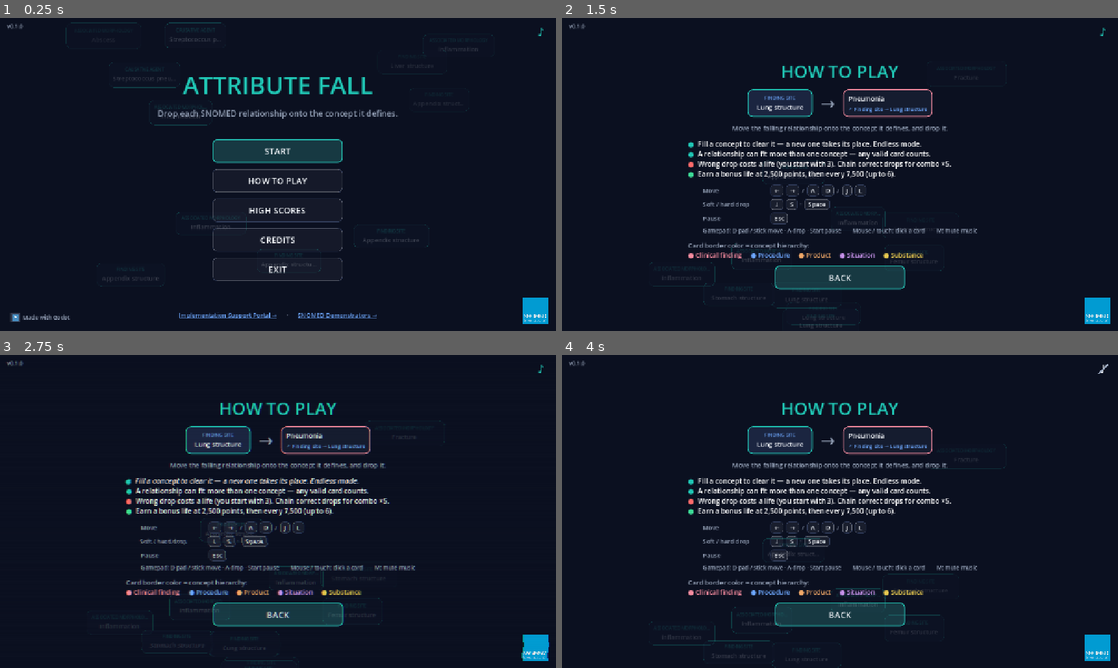
Above: before the commit, frames 1-4 (two rows, left to right).
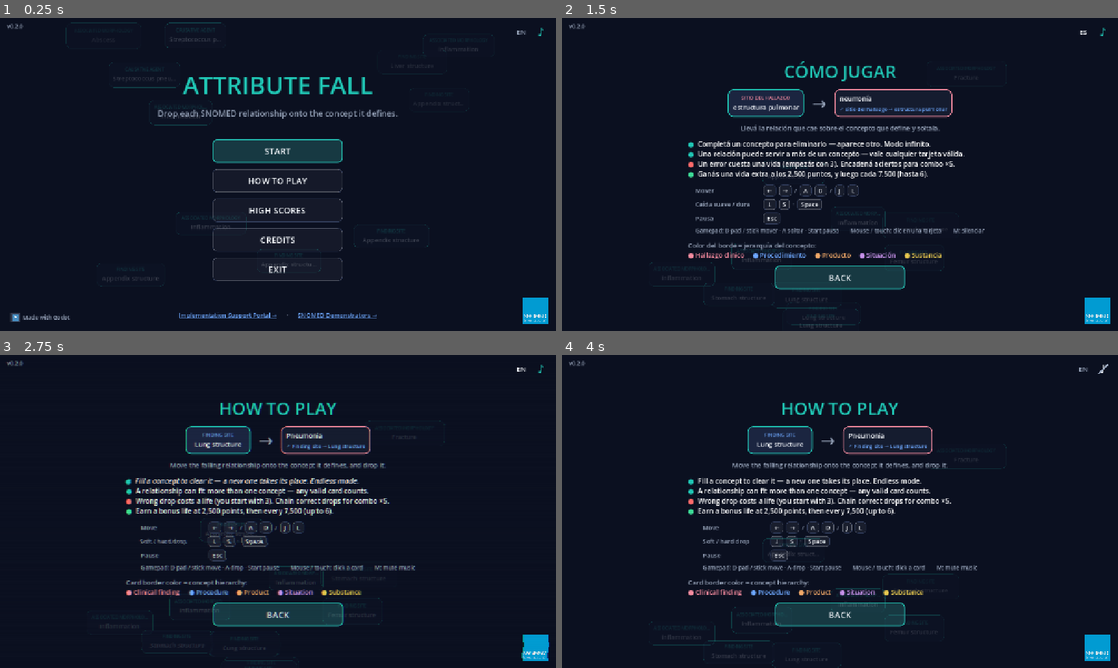
Above: after the commit, the same moments.

Repository: alopezo/attribute-fall
Game: Godot game, scene res://scenes/main.tscn
The game is run twice, just before and just after one commit, with the same random seed, the same clock (stepped at 60 frames per second) and the same inputs. The engine's default icon, where the game draws it, is replaced by a stand-in: a white triangle on a blue panel in a dark square.
Inputs (mouse positions are in pixels of both pictures, inside the frame that each line leads up to):
- Up to frame 1 (0.25 s): no input
- Up to frame 2 (1.5 s): click "HOW TO PLAY" at 0.5 s; click (1084, 30) at 1.25 s, where only the run after the commit has a clickable "EN"
- Up to frame 3 (2.75 s): click (522, 367) at 2 s, where only the run after the commit has a clickable "ES"
- Up to frame 4 (4 s): move the mouse to (701, 649) at 2.77 s; hold Right (af_right) 2.78-3.5 s; hold Down (af_soft) 2.78-3.5 s; click (701, 649) at 2.92 s; click "♪" at 3.5 s

The runs differ from the first frame. In frame 1, less than 0.1% of the frame differs, in the area x 2-95%, y 1-6%; in frame 2, 6.2%, in the area x 2-95%, y 1-77%; in frame 3, less than 0.1%; in frame 4, less than 0.1%.

Commit message:
feat: Spanish (Argentina) edition + full EN/ES language switcher
- Add data/concepts.es.json: the same concept pool, translated to Spanish
  preferred terms from the SNOMED CT Argentina Edition, via tools/build_es.py
  (per-concept RF2 resolution + global unique fallback; English fallback where
  no Spanish PT exists). Coverage: labels 100%, attributes 99.7%, values 96.5%.
- scripts/i18n.gd: central EN->ES table registered with the TranslationServer,
  with the language persisted to user://settings.cfg.
- Full UI localization: menus, How to play, Credits, HUD, in-game messages,
  countdown, game over, high scores and review all translate. Concept data is
  pre-translated from the JSON and excluded from auto-translation.
- EN/ES toggle next to the music note, shown in menus (switching mid-run would
  desync the text-keyed piece bag); the chosen language applies to concepts on
  the next round and to the UI immediately. PrototypeData loads the JSON for the
  active language.
- Remove the dead Victory panel (unreachable since infinite mode; the only end
  is Game Over).
- Bump version to 0.2.0; include concepts.es.json in Web and macOS exports.

Co-Authored-By: Claude Opus 4.8 <noreply@anthropic.com>

Diff:
--- a/project.godot
+++ b/project.godot
@@ -11,7 +11,7 @@
 [application]
 
 config/name="Attribute Fall"
-config/version="0.1.0"
+config/version="0.2.0"
 run/main_scene="res://scenes/main.tscn"
 config/features=PackedStringArray("4.5", "GL Compatibility")
 config/icon="res://assets/snomed_international.svg"
--- a/scripts/bg_fall.gd
+++ b/scripts/bg_fall.gd
@@ -27,6 +27,7 @@
 func _ready() -> void:
 	set_anchors_and_offsets_preset(Control.PRESET_FULL_RECT)
 	mouse_filter = Control.MOUSE_FILTER_IGNORE
+	auto_translate_mode = Control.AUTO_TRANSLATE_MODE_DISABLED   # decorative sample text
 	clip_contents = true
 	for i in COUNT:
 		_blocks.append(_make_block())
--- a/scripts/concept_card.gd
+++ b/scripts/concept_card.gd
@@ -33,6 +33,8 @@
 	if _built:
 		return
 	_built = true
+	# Card text is concept data (already in the chosen language) — never auto-translate.
+	auto_translate_mode = Control.AUTO_TRANSLATE_MODE_DISABLED
 	custom_minimum_size = Vector2(CARD_W, 0)
 	mouse_filter = Control.MOUSE_FILTER_STOP   # receive clicks/taps (children stay IGNORE)
 
--- /dev/null
+++ b/scripts/i18n.gd
@@ -0,0 +1,111 @@
+extends RefCounted
+
+# Central UI translations (English source -> Spanish). Registered with Godot's
+# TranslationServer so plain Label/Button text auto-translates when the locale
+# changes; code also calls tr("...") for bbcode fragments and dynamic templates.
+# Concept DATA (cards/pieces) is NOT translated here — it comes pre-translated
+# from data/concepts.es.json, so those nodes disable auto-translation.
+
+const CFG_PATH := "user://settings.cfg"
+
+static var lang := "en"
+
+const ES := {
+	# HUD
+	"SCORE": "PUNTAJE",
+	"COMBO": "COMBO",
+	"LIVES": "VIDAS",
+	"SPEED": "VELOCIDAD",
+	"GET READY": "PREPARATE",
+	"GO": "¡YA!",
+	# Side panel
+	"SNOMED CT relationship match": "coincidencia de relaciones SNOMED CT",
+	"CONTROLS": "CONTROLES",
+	"Move     ← →\nDrop      Space\nPause    Esc\nMute      M": "Mover     ← →\nSoltar    Space\nPausa     Esc\nSilenciar M",
+	"RESOURCES": "RECURSOS",
+	"Implementation Support Portal →": "Portal de Soporte a la Implementación →",
+	"SNOMED Demonstrators →": "Demostradores SNOMED →",
+	# Main menu
+	"Drop each SNOMED relationship onto the concept it defines.": "Soltá cada relación SNOMED sobre el concepto que define.",
+	"START": "EMPEZAR",
+	"HOW TO PLAY": "CÓMO JUGAR",
+	"HIGH SCORES": "MEJORES PUNTAJES",
+	"CREDITS": "CRÉDITOS",
+	"EXIT": "SALIR",
+	"Made with Godot": "Hecho con Godot",
+	# How to play
+	"Move the falling relationship onto the concept it defines, and drop it.": "Llevá la relación que cae sobre el concepto que define y soltala.",
+	"Fill a concept to clear it — a new one takes its place. Endless mode.": "Completá un concepto para eliminarlo — aparece otro. Modo infinito.",
+	"A relationship can fit more than one concept — any valid card counts.": "Una relación puede servir a más de un concepto — vale cualquier tarjeta válida.",
+	"Wrong drop costs a life (you start with 3). Chain correct drops for combo ×5.": "Un error cuesta una vida (empezás con 3). Encadená aciertos para combo ×5.",
+	"Earn a bonus life at 2,500 points, then every 7,500 (up to 6).": "Ganás una vida extra a los 2.500 puntos, y luego cada 7.500 (hasta 6).",
+	"Move": "Mover",
+	"Soft / hard drop": "Caída suave / dura",
+	"Pause": "Pausa",
+	"Gamepad: D-pad / stick move · A drop · Start pause        Mouse / touch: click a card        M: mute music": "Gamepad: D-pad / stick mover · A soltar · Start pausa        Mouse / touch: clic en una tarjeta        M: silenciar",
+	# How-to demo example
+	"Finding site": "sitio del hallazgo",
+	"Lung structure": "estructura pulmonar",
+	"Pneumonia": "neumonía",
+	"✓ Finding site → Lung structure": "✓ sitio del hallazgo → estructura pulmonar",
+	# Hierarchy legend
+	"Card border color = concept hierarchy:": "Color del borde = jerarquía del concepto:",
+	"Clinical finding": "Hallazgo clínico",
+	"Procedure": "Procedimiento",
+	"Product": "Producto",
+	"Situation": "Situación",
+	"Substance": "Sustancia",
+	# Credits
+	"Questions? Write to ": "¿Consultas? Escribí a ",
+	"Music: Free Rhythm Game Music Pack 1 — Tricks & Traps (CC0, OpenGameArt.org)": "Música: Free Rhythm Game Music Pack 1 — Tricks & Traps (CC0, OpenGameArt.org)",
+	"Built with Godot Engine (MIT)": "Hecho con Godot Engine (MIT)",
+	"SNOMED CT content © SNOMED International": "Contenido SNOMED CT © SNOMED International",
+	# Pause
+	"PAUSED": "PAUSA",
+	"RESUME": "CONTINUAR",
+	"CONCEPTS PLAYED": "CONCEPTOS JUGADOS",
+	"MAIN MENU": "MENÚ PRINCIPAL",
+	# Game over
+	"GAME OVER": "FIN DEL JUEGO",
+	"New high score!  Enter your name:": "¡Nuevo récord!  Ingresá tu nombre:",
+	"Your name": "Tu nombre",
+	"SUBMIT": "ENVIAR",
+	"RETRY": "REINTENTAR",
+	"TRY AGAIN": "JUGAR DE NUEVO",
+	"Concepts completed: %d\nScore: %d\nBest combo: x%d": "Conceptos completados: %d\nPuntaje: %d\nMejor combo: x%d",
+	# High scores
+	"Loading…": "Cargando…",
+	"No scores yet — be the first!": "Aún no hay puntajes — ¡sé el primero!",
+	# Review
+	"%d concepts played — click an id to open it in the SNOMED browser": "%d conceptos jugados — hacé clic en un id para abrirlo en el navegador SNOMED",
+	# In-game feedback
+	"Not part of this concept": "No pertenece a este concepto",
+	"CONCEPT COMPLETE  +%d": "CONCEPTO COMPLETO  +%d",
+	"♥  EXTRA LIFE": "♥  VIDA EXTRA",
+	# Music toggle tooltip
+	"Music on/off (M)": "Música on/off (M)",
+}
+
+
+# Register the Spanish table with the TranslationServer. Call once at startup.
+static func register() -> void:
+	var t := Translation.new()
+	t.locale = "es"
+	for src in ES:
+		t.add_message(src, ES[src])
+	TranslationServer.add_translation(t)
+
+
+static func load_pref() -> String:
+	var c := ConfigFile.new()
+	if c.load(CFG_PATH) == OK:
+		lang = str(c.get_value("game", "lang", "en"))
+	return lang
+
+
+static func save_pref(l: String) -> void:
+	lang = l
+	var c := ConfigFile.new()
+	c.load(CFG_PATH)   # keep any other settings
+	c.set_value("game", "lang", l)
+	c.save(CFG_PATH)
--- a/scripts/main.gd
+++ b/scripts/main.gd
@@ -13,6 +13,7 @@
 const Sfx = preload("res://scripts/sfx.gd")
 const BgFall = preload("res://scripts/bg_fall.gd")
 const Scores = preload("res://scripts/scores.gd")
+const I18n = preload("res://scripts/i18n.gd")
 
 # ----- constants -----
 const LANE_COUNT := 4
@@ -43,7 +44,7 @@
 const FALL_SPEED_STEP := 11.0
 const FALL_SPEED_MAX := 190.0
 
-enum State { START, HOWTO, CREDITS, PLAYING, PAUSED, GAMEOVER, VICTORY, REVIEW, HIGHSCORES }
+enum State { START, HOWTO, CREDITS, PLAYING, PAUSED, GAMEOVER, REVIEW, HIGHSCORES }
 
 # ----- game state -----
 var state: int = State.START
@@ -105,12 +106,14 @@
 var gameover_panel: Control
 var go_title: Label
 var go_reveal: VBoxContainer
-var victory_panel: Control
 var go_stats_label: Label
-var vic_stats_label: Label
 var _default_focus: Dictionary = {}   # panel -> Button to focus when shown
 
 func _ready() -> void:
+	I18n.register()
+	var lang := I18n.load_pref()
+	TranslationServer.set_locale(lang)
+	PrototypeData.set_language(lang)
 	_setup_fonts()
 	_setup_input()
 	set_anchors_and_offsets_preset(Control.PRESET_FULL_RECT)
@@ -149,6 +152,7 @@
 	_build_version_label()
 	_build_crt()
 	_build_music_toggle()
+	_build_lang_toggle()
 	_show_only(start_panel)
 	state = State.START
 
@@ -349,6 +353,62 @@
 	if _music_slash:
 		_music_slash.visible = _music_muted
 
+# EN/ES language toggle, left of the music note. Shown in menus only (switching
+# mid-game would desync the text-keyed piece bag). The chosen language applies to
+# the concept data on the next round; UI text updates immediately.
+var _lang_btn: Button
+func _build_lang_toggle() -> void:
+	_lang_btn = Button.new()
+	_lang_btn.focus_mode = Control.FOCUS_NONE
+	_lang_btn.add_theme_font_size_override("font_size", 15)
+	_lang_btn.custom_minimum_size = Vector2(40, 40)
+	_lang_btn.size = Vector2(40, 40)
+	_lang_btn.position = Vector2(SCREEN.x - 100.0, 12.0)
+	_lang_btn.tooltip_text = "Language / Idioma"
+	_lang_btn.auto_translate_mode = Control.AUTO_TRANSLATE_MODE_DISABLED
+	var empty := StyleBoxEmpty.new()
+	for s in ["normal", "hover", "pressed", "focus"]:
+		_lang_btn.add_theme_stylebox_override(s, empty)
+	_lang_btn.add_theme_color_override("font_color", Palette.MUTED)
+	_lang_btn.add_theme_color_override("font_hover_color", Palette.TEXT)
+	_lang_btn.pressed.connect(_toggle_language)
+	add_child(_lang_btn)
+	_update_lang_icon()
+
+func _update_lang_icon() -> void:
+	if _lang_btn:
+		_lang_btn.text = I18n.lang.to_upper()
+
+func _toggle_language() -> void:
+	_set_language("es" if I18n.lang == "en" else "en")
+
+func _set_language(l: String) -> void:
+	if l == I18n.lang:
+		return
+	I18n.save_pref(l)
+	TranslationServer.set_locale(l)
+	PrototypeData.set_language(l)
+	_retranslate()
+	_update_lang_icon()
+
+# Plain Label/Button text auto-translates on locale change; here we refresh the
+# bbcode / custom nodes that don't.
+func _retranslate() -> void:
+	if _links_rtl:
+		_set_links_text()
+	if _footer_rtl:
+		_set_footer_text()
+	if _rules_rtl:
+		_set_rules_text()
+	if _legend_rtl:
+		_legend_rtl.text = _hier_legend_text()
+	if _contact_rtl:
+		_set_contact_text()
+	if _demo_box:
+		_fill_demo()
+	if _music_btn:
+		_music_btn.tooltip_text = tr("Music on/off (M)")
+
 # SNOMED International badge, pinned bottom-right, above everything.
 func _build_logo() -> void:
 	var tex = load("res://assets/snomed_international.svg")
@@ -597,15 +657,58 @@
 	links.scroll_active = false
 	links.autowrap_mode = TextServer.AUTOWRAP_WORD_SMART
 	links.custom_minimum_size = Vector2(152, 0)
+	links.auto_translate_mode = Control.AUTO_TRANSLATE_MODE_DISABLED
 	links.add_theme_font_size_override("normal_font_size", 13)
-	var hex := Palette.ACCENT2.to_html(false)
-	links.text = "[url=https://www.implementation.snomed.org/][u][color=#%s]Implementation Support Portal →[/color][/u][/url]\n\n[url=https://ihtsdo.github.io/sct-implementation-demonstrator/#/home][u][color=#%s]SNOMED Demonstrators →[/color][/u][/url]" % [hex, hex]
 	links.meta_clicked.connect(_on_link_meta)
 	links.meta_hover_started.connect(func(_m): links.mouse_default_cursor_shape = Control.CURSOR_POINTING_HAND)
 	links.meta_hover_ended.connect(func(_m): links.mouse_default_cursor_shape = Control.CURSOR_ARROW)
 	vb.add_child(links)
+	_links_rtl = links
+	_set_links_text()
 
 	panel.reset_size()
+
+var _links_rtl: RichTextLabel
+func _set_links_text() -> void:
+	var hex := Palette.ACCENT2.to_html(false)
+	_links_rtl.text = "[url=https://www.implementation.snomed.org/][u][color=#%s]%s[/color][/u][/url]\n\n[url=https://ihtsdo.github.io/sct-implementation-demonstrator/#/home][u][color=#%s]%s[/color][/u][/url]" % [hex, tr("Implementation Support Portal →"), hex, tr("SNOMED Demonstrators →")]
+
+var _footer_rtl: RichTextLabel
+func _set_footer_text() -> void:
+	var lhex := Palette.ACCENT2.to_html(false)
+	var mhex := Palette.MUTED.to_html(false)
+	_footer_rtl.text = "[center][url=https://www.implementation.snomed.org/][u][color=#%s]%s[/color][/u][/url]      [color=#%s]·[/color]      [url=https://ihtsdo.github.io/sct-implementation-demonstrator/#/home][u][color=#%s]%s[/color][/u][/url][/center]" % [lhex, tr("Implementation Support Portal →"), mhex, lhex, tr("SNOMED Demonstrators →")]
+
+var _rules_rtl: RichTextLabel
+func _set_rules_text() -> void:
+	var acc := Palette.ACCENT.to_html(false)
+	var bad := Palette.INCORRECT.to_html(false)
+	var good := Palette.CORRECT.to_html(false)
+	_rules_rtl.text = "\n".join([
+		"[color=#%s]●[/color]  %s" % [acc, tr("Fill a concept to clear it — a new one takes its place. Endless mode.")],
+		"[color=#%s]●[/color]  %s" % [acc, tr("A relationship can fit more than one concept — any valid card counts.")],
+		"[color=#%s]●[/color]  %s" % [bad, tr("Wrong drop costs a life (you start with 3). Chain correct drops for combo ×5.")],
+		"[color=#%s]●[/color]  %s" % [good, tr("Earn a bonus life at 2,500 points, then every 7,500 (up to 6).")],
+	])
+
+var _legend_rtl: RichTextLabel
+
+var _contact_rtl: RichTextLabel
+func _set_contact_text() -> void:
+	var chex := Palette.ACCENT2.to_html(false)
+	var cmhex := Palette.MUTED.to_html(false)
+	_contact_rtl.text = "[center][color=#%s]%s[/color][url=mailto:info@snomed.org][u][color=#%s]info@snomed.org[/color][/u][/url][/center]" % [cmhex, tr("Questions? Write to "), chex]
+
+# How-to demo row (falling piece -> concept card). Rebuilt on language change.
+var _demo_box: HBoxContainer
+func _fill_demo() -> void:
+	for ch in _demo_box.get_children():
+		ch.queue_free()
+	_demo_box.add_child(_demo_piece(tr("Finding site"), tr("Lung structure")))
+	var arrow := _make_label("→", 40, Palette.MUTED)
+	arrow.mouse_filter = Control.MOUSE_FILTER_IGNORE
+	_demo_box.add_child(arrow)
+	_demo_box.add_child(_demo_card(tr("Pneumonia")))
 
 func _on_link_meta(meta) -> void:
 	OS.shell_open(str(meta))
@@ -736,13 +839,13 @@
 	footer.add_theme_font_size_override("normal_font_size", 14)
 	footer.position = Vector2(0, SCREEN.y - 46)
 	footer.size = Vector2(SCREEN.x, 30)
-	var lhex := Palette.ACCENT2.to_html(false)
-	var mhex := Palette.MUTED.to_html(false)
-	footer.text = "[center][url=https://www.implementation.snomed.org/][u][color=#%s]Implementation Support Portal →[/color][/u][/url]      [color=#%s]·[/color]      [url=https://ihtsdo.github.io/sct-implementation-demonstrator/#/home][u][color=#%s]SNOMED Demonstrators →[/color][/u][/url][/center]" % [lhex, mhex, lhex]
+	footer.auto_translate_mode = Control.AUTO_TRANSLATE_MODE_DISABLED
 	footer.meta_clicked.connect(_on_link_meta)
 	footer.meta_hover_started.connect(func(_m): footer.mouse_default_cursor_shape = Control.CURSOR_POINTING_HAND)
 	footer.meta_hover_ended.connect(func(_m): footer.mouse_default_cursor_shape = Control.CURSOR_ARROW)
 	start_panel.add_child(footer)
+	_footer_rtl = footer
+	_set_footer_text()
 
 	# "Made with Godot" credit, bottom-left (balances the SNOMED badge bottom-right).
 	var gtex = load("res://assets/godot_icon.svg")
@@ -770,11 +873,8 @@
 	demo.add_theme_constant_override("separation", 18)
 	demo.alignment = BoxContainer.ALIGNMENT_CENTER
 	demo.mouse_filter = Control.MOUSE_FILTER_IGNORE
-	demo.add_child(_demo_piece("Finding site", "Lung structure"))
-	var arrow := _make_label("→", 40, Palette.MUTED)
-	arrow.mouse_filter = Control.MOUSE_FILTER_IGNORE
-	demo.add_child(arrow)
-	demo.add_child(_demo_card("Pneumonia"))
+	_demo_box = demo
+	_fill_demo()
 	var demo_row := CenterContainer.new()
 	demo_row.add_child(demo)
 	h.vb.add_child(demo_row)
@@ -790,16 +890,10 @@
 	rules.mouse_filter = Control.MOUSE_FILTER_IGNORE
 	rules.custom_minimum_size = Vector2(700, 0)
 	rules.add_theme_font_size_override("normal_font_size", 16)
-	var acc := Palette.ACCENT.to_html(false)
-	var bad := Palette.INCORRECT.to_html(false)
-	var good := Palette.CORRECT.to_html(false)
-	rules.text = "\n".join([
-		"[color=#%s]●[/color]  Fill a concept to clear it — a new one takes its place. Endless mode." % acc,
-		"[color=#%s]●[/color]  A relationship can fit more than one concept — any valid card counts." % acc,
-		"[color=#%s]●[/color]  Wrong drop costs a life (you start with 3). Chain correct drops for combo ×5." % bad,
-		"[color=#%s]●[/color]  Earn a bonus life at 2,500 points, then every 7,500 (up to 6)." % good,
-	])
+	rules.auto_translate_mode = Control.AUTO_TRANSLATE_MODE_DISABLED
 	h.vb.add_child(rules)
+	_rules_rtl = rules
+	_set_rules_text()
 
 	# Controls as keycaps.
 	var cbox := VBoxContainer.new()
@@ -824,8 +918,10 @@
 	legend.mouse_filter = Control.MOUSE_FILTER_IGNORE
 	legend.custom_minimum_size = Vector2(700, 0)
 	legend.add_theme_font_size_override("normal_font_size", 15)
+	legend.auto_translate_mode = Control.AUTO_TRANSLATE_MODE_DISABLED
 	legend.text = _hier_legend_text()
 	h.vb.add_child(legend)
+	_legend_rtl = legend
 
 	var back_btn := _make_button("BACK", _show_menu, true)
 	var hrow := CenterContainer.new()
@@ -848,13 +944,13 @@
 	contact.focus_mode = Control.FOCUS_NONE
 	contact.custom_minimum_size = Vector2(700, 0)
 	contact.add_theme_font_size_override("normal_font_size", 16)
-	var chex := Palette.ACCENT2.to_html(false)
-	var cmhex := Palette.MUTED.to_html(false)
-	contact.text = "[center][color=#%s]Questions? Write to [/color][url=mailto:info@snomed.org][u][color=#%s]info@snomed.org[/color][/u][/url][/center]" % [cmhex, chex]
+	contact.auto_translate_mode = Control.AUTO_TRANSLATE_MODE_DISABLED
 	contact.meta_clicked.connect(_on_link_meta)
 	contact.meta_hover_started.connect(func(_m): contact.mouse_default_cursor_shape = Control.CURSOR_POINTING_HAND)
 	contact.meta_hover_ended.connect(func(_m): contact.mouse_default_cursor_shape = Control.CURSOR_ARROW)
 	c.vb.add_child(contact)
+	_contact_rtl = contact
+	_set_contact_text()
 
 	var spacer2 := Control.new()
 	spacer2.custom_minimum_size = Vector2(0, 10)
@@ -908,7 +1004,7 @@
 	name_row.alignment = BoxContainer.ALIGNMENT_CENTER
 	name_row.add_theme_constant_override("separation", 8)
 	go_name_edit = LineEdit.new()
-	go_name_edit.placeholder_text = "Your name"
+	go_name_edit.placeholder_text = tr("Your name")
 	go_name_edit.max_length = 16
 	go_name_edit.custom_minimum_size = Vector2(220, 44)
 	go_name_edit.add_theme_font_size_override("font_size", 18)
@@ -952,6 +1048,7 @@
 	review_rtl.custom_minimum_size = Vector2(860, 470)
 	review_rtl.add_theme_font_size_override("normal_font_size", 16)
 	review_rtl.add_theme_font_size_override("bold_font_size", 16)
+	review_rtl.auto_translate_mode = Control.AUTO_TRANSLATE_MODE_DISABLED   # concept data
 	review_rtl.meta_clicked.connect(_on_review_meta)
 	r.vb.add_child(review_rtl)
 	var review_back := _make_button("BACK", _close_review, true)
@@ -979,21 +1076,6 @@
 	hsrow.add_child(hs_back)
 	hp.vb.add_child(hsrow)
 	_default_focus[highscores_panel] = hs_back
-
-	# Victory
-	var v := _make_overlay()
-	victory_panel = v.root
-	_add_centered_label(v.vb, "ROUND COMPLETE", 48, Palette.CORRECT)
-	vic_stats_label = _add_centered_label(v.vb, "", 22, Palette.TEXT)
-	var vic_btn := _make_button("PLAY AGAIN", restart_round, true)
-	var vrow := CenterContainer.new()
-	vrow.add_child(vic_btn)
-	v.vb.add_child(vrow)
-	var vic_menu := _make_button("MAIN MENU", _show_menu, false)
-	var vrow2 := CenterContainer.new()
-	vrow2.add_child(vic_menu)
-	v.vb.add_child(vrow2)
-	_default_focus[victory_panel] = vic_btn
 
 # ----- How-to-play visual helpers -----
 func _keycap(txt: String) -> Control:
@@ -1081,7 +1163,7 @@
 	var n := _make_label(cname, 15, Palette.TEXT)
 	n.mouse_filter = Control.MOUSE_FILTER_IGNORE
 	vb.add_child(n)
-	var row := _make_label("✓ Finding site → Lung structure", 12, Palette.attr_color("Finding site"))
+	var row := _make_label(tr("✓ Finding site → Lung structure"), 12, Palette.attr_color("Finding site"))
 	row.mouse_filter = Control.MOUSE_FILTER_IGNORE
 	vb.add_child(row)
 	return p
@@ -1097,11 +1179,11 @@
 	var parts: Array = []
 	for c in cats:
 		var hex := Palette.hier_color(c[0]).to_html(false)
-		parts.append("[color=#%s]● %s[/color]" % [hex, c[1]])
-	return "[color=#9AA7BD]Card border color = concept hierarchy:[/color]\n" + "     ".join(parts)
+		parts.append("[color=#%s]● %s[/color]" % [hex, tr(c[1])])
+	return "[color=#9AA7BD]%s[/color]\n" % tr("Card border color = concept hierarchy:") + "     ".join(parts)
 
 func _show_only(panel: Control) -> void:
-	for pnl in [start_panel, howto_panel, credits_panel, pause_panel, gameover_panel, victory_panel, review_panel, highscores_panel]:
+	for pnl in [start_panel, howto_panel, credits_panel, pause_panel, gameover_panel, review_panel, highscores_panel]:
 		if pnl:
 			pnl.visible = (pnl == panel)
 	if panel != null and not _input_guard and _default_focus.has(panel):
@@ -1150,7 +1232,7 @@
 	var items := played_concepts.duplicate()
 	items.sort_custom(func(a, b): return a.label.naturalnocasecmp_to(b.label) < 0)
 	var lines: Array = []
-	lines.append("[color=#9AA7BD]%d concepts played — click an id to open it in the SNOMED browser[/color]\n" % items.size())
+	lines.append("[color=#9AA7BD]%s[/color]\n" % (tr("%d concepts played — click an id to open it in the SNOMED browser") % items.size()))
 	for c in items:
 		var url := "http://snomed.info/id/%s" % str(c.id)
 		lines.append("[b]%s[/b]   [url=%s][color=#6EA8FE]%s[/color][/url]" % [_bb(c.label), url, str(c.id)])
@@ -1167,7 +1249,7 @@
 	_hs_from = state
 	_scores_ctx = "view"
 	state = State.HIGHSCORES
-	hs_status.text = "Loading…"
+	hs_status.text = tr("Loading…")
 	_clear_children(hs_list)
 	_show_only(highscores_panel)
 	scores.fetch_top()
@@ -1185,7 +1267,7 @@
 func _populate_highscores(entries: Array) -> void:
 	_clear_children(hs_list)
 	if entries.is_empty():
-		hs_status.text = "No scores yet — be the first!"
+		hs_status.text = tr("No scores yet — be the first!")
 		return
 	hs_status.text = ""
 	for i in entries.size():
@@ -1237,14 +1319,14 @@
 		_hs_from = State.GAMEOVER
 		_scores_ctx = "view"
 		state = State.HIGHSCORES
-		hs_status.text = "Loading…"
+		hs_status.text = tr("Loading…")
 		_clear_children(hs_list)
 		_show_only(highscores_panel)
 		scores.fetch_top()
 	else:
 		go_submit_btn.disabled = false
 		go_name_edit.editable = true
-		go_submit_btn.text = "RETRY"
+		go_submit_btn.text = tr("RETRY")
 
 # ----- round lifecycle -----
 func start_round() -> void:
@@ -1298,7 +1380,7 @@
 		_show_countdown(n, Palette.ACCENT)
 		sfx.sfx_move()
 		await _delay(0.85)
-	_show_countdown("GO", Palette.CORRECT)
+	_show_countdown(tr("GO"), Palette.CORRECT)
 	var gt2 := create_tween()
 	gt2.tween_property(getready_label, "modulate:a", 0.0, 0.3)
 	sfx.sfx_correct()
@@ -1325,7 +1407,7 @@
 	state = State.GAMEOVER
 	current_piece = null
 	sfx.sfx_game_over()
-	go_stats_label.text = "Concepts completed: %d\nScore: %d\nBest combo: x%d" % [concepts_completed, score, maxi(best_combo, 1)]
+	go_stats_label.text = tr("Concepts completed: %d\nScore: %d\nBest combo: x%d") % [concepts_completed, score, maxi(best_combo, 1)]
 
 	# Lock input while the sequence plays (also stops reflex taps from restarting).
 	_input_guard = true
@@ -1337,7 +1419,7 @@
 	go_name_edit.text = ""
 	go_name_edit.editable = true
 	go_submit_btn.disabled = false
-	go_submit_btn.text = "SUBMIT"
+	go_submit_btn.text = tr("SUBMIT")
 
 	# Start fetching the leaderboard right away so we can decide (form or not)
 	# BEFORE revealing the menu — no layout jump.
@@ -1488,6 +1570,9 @@
 	_update_music()
 	if _version_label:
 		_version_label.visible = state != State.PLAYING   # menus only, not while playing
+	if _lang_btn:
+		# switching is safe only in the static menus (no live piece bag to desync)
+		_lang_btn.visible = state == State.START or state == State.HOWTO or state == State.CREDITS
 	if state != State.PLAYING or current_piece == null or input_locked:
 		return
 	var speed := current_fall_speed
@@ -1643,7 +1728,7 @@
 		combo = 0
 		_update_hud()
 		lane_cards[lane].flash_wrong()
-		_show_message("Not part of this concept", Palette.INCORRECT)
+		_show_message(tr("Not part of this concept"), Palette.INCORRECT)
 		_highlight_valid_targets(piece)
 		_crt_error_burst()
 		sfx.sfx_wrong()
@@ -1677,7 +1762,7 @@
 	_increase_speed()
 	_update_hud()
 	sfx.sfx_concept_complete()
-	_show_message("CONCEPT COMPLETE  +%d" % bonus, Palette.ACCENT)
+	_show_message(tr("CONCEPT COMPLETE  +%d") % bonus, Palette.ACCENT)
 	_check_extra_life()   # its own center popup, independent of the concept message
 	await lane_cards[lane].play_complete_animation()
 	_replace_completed_concept(lane)
@@ -1769,7 +1854,7 @@
 # Big center-of-well toast for a bonus life: a heart that pops in with a pulse,
 # holds, then drifts up and fades. More visible than the small status message.
 func _extra_life_popup() -> void:
-	var l := _make_label("♥  EXTRA LIFE", 40, Palette.INCORRECT)   # red, matching the LIVES hearts
+	var l := _make_label(tr("♥  EXTRA LIFE"), 40, Palette.INCORRECT)   # red, matching the LIVES hearts
 	l.horizontal_alignment = HORIZONTAL_ALIGNMENT_CENTER
 	l.size = Vector2(WELL_RIGHT - WELL_LEFT, 60)
 	l.mouse_filter = Control.MOUSE_FILTER_IGNORE
--- a/scripts/prototype_data.gd
+++ b/scripts/prototype_data.gd
@@ -6,7 +6,23 @@
 #   {"id","label","relationships":[{"attribute","value"}, ...]}
 # Loaded once; served as an endless, reshuffling pool (infinite mode).
 
-const DATA_PATH := "res://data/concepts.json"
+const DATA_PATH_EN := "res://data/concepts.json"
+const DATA_PATH_ES := "res://data/concepts.es.json"
+
+static var _lang := "en"
+
+# Switch the concept language ("en" / "es"). Forces a reload on next access.
+# The ES file mirrors the EN file's order and structure, so a pool walk stays
+# valid across a switch (same index -> same concept, translated).
+static func set_language(lang: String) -> void:
+	if lang == _lang:
+		return
+	_lang = lang
+	_loaded = false
+	_all = []
+
+static func _data_path() -> String:
+	return DATA_PATH_ES if _lang == "es" else DATA_PATH_EN
 
 # Minimal fallback so the game still runs if the JSON is missing.
 const FALLBACK := [
@@ -39,8 +55,9 @@
 	if _loaded:
 		return
 	_loaded = true
-	if FileAccess.file_exists(DATA_PATH):
-		var f := FileAccess.open(DATA_PATH, FileAccess.READ)
+	var path := _data_path()
+	if FileAccess.file_exists(path):
+		var f := FileAccess.open(path, FileAccess.READ)
 		if f != null:
 			var parsed = JSON.parse_string(f.get_as_text())
 			f.close()
--- a/scripts/relationship_piece.gd
+++ b/scripts/relationship_piece.gd
@@ -31,6 +31,8 @@
 		reset_size()
 		return
 	_built = true
+	# Text is concept data (already in the chosen language) — never auto-translate.
+	auto_translate_mode = Control.AUTO_TRANSLATE_MODE_DISABLED
 
 	# Attribute type colors the TEXT only. The frame stays a consistent accent,
 	# so the falling piece never looks like it "matches" a hierarchy-colored card.
Not shown, added: data/concepts.es.json
Not shown, changed: export_presets.cfg
Not shown, added: scripts/i18n.gd.uid
Not shown, added: tools/build_es.py
